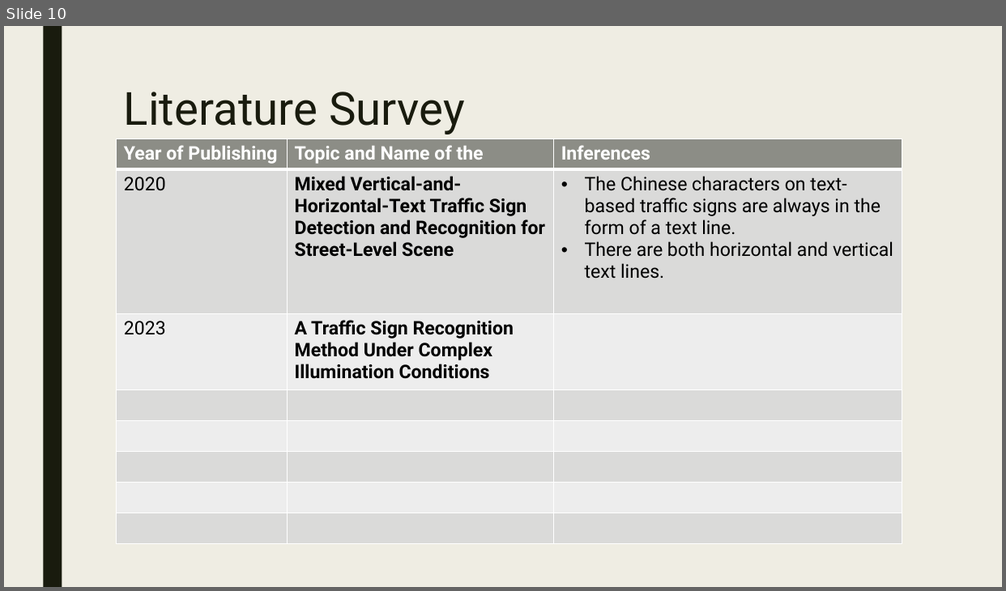
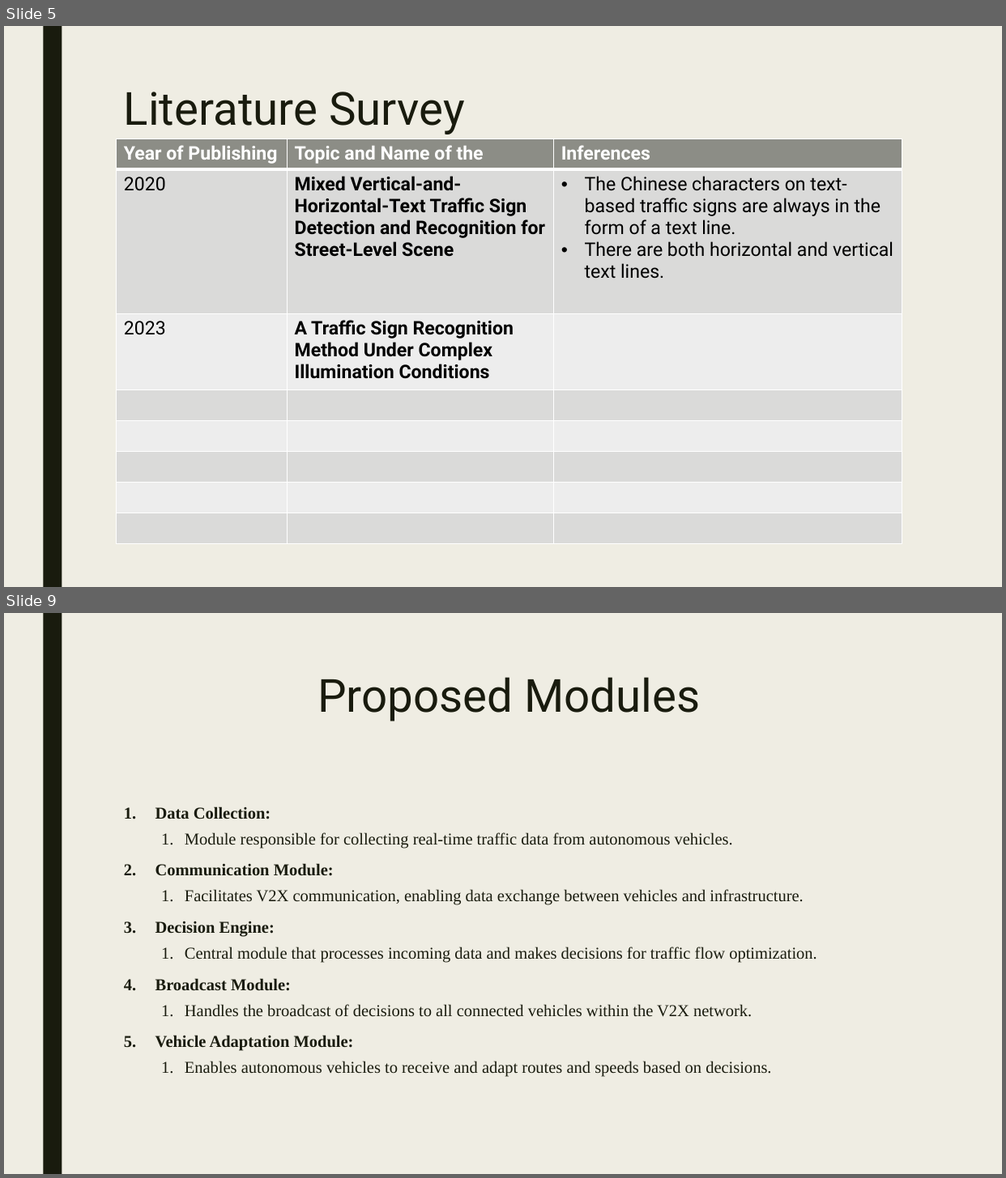
Before and after one commit to ADITYAz2002/Minor-Project, a slide deck: Zeroth Review 2.pptx. Shown one above the other, each under a label of ours: slide 10 before the commit, slides 5 and 9 after it; the slides between them are not shown. The pictures are 1006x591 and 1006x1178 pixels, drawn with LibreOffice and Linux fonts; fonts in the diff are those of the drawing. Boxes give left, top, right and bottom in pixels: in the first picture for what was removed or moved away, otherwise in the second. Text is boxed around its words. In the diff, an @@ line names an element or a change of style, - is before the commit and + after.

```diff
--- a/Zeroth Review 2.pptx
+++ b/Zeroth Review 2.pptx
@@ slide 9 added at <box>4,613,1002,1174</box>, background #EFEDE3; not listed: 1 template element that a slide beside it also shows @@
@@ title added at <box>317,677,700,722</box>, 44 pt, text #191B0E @@
+Proposed Modules
@@ text added at <box>155,807,817,1077</box>, 16 pt, text #191B0E @@
+1. Data Collection:
+  1. Module responsible for collecting real-time traffic data from autonomous vehicles.
+2. Communication Module:
+  1. Facilitates V2X communication, enabling data exchange between vehicles and infrastructure.
+3. Decision Engine:
+  1. Central module that processes incoming data and makes decisions for traffic flow optimization.
+4. Broadcast Module:
+  1. Handles the broadcast of decisions to all connected vehicles within the V2X network.
+5. Vehicle Adaptation Module:
+  1. Enables autonomous vehicles to receive and adapt routes and speeds based on decisions.
@@ what was slide 10 is now slide 5 @@
```
Also in this commit, not shown: 5 slides changed, 2 other slides added, 6 slides removed, 15 other files.
